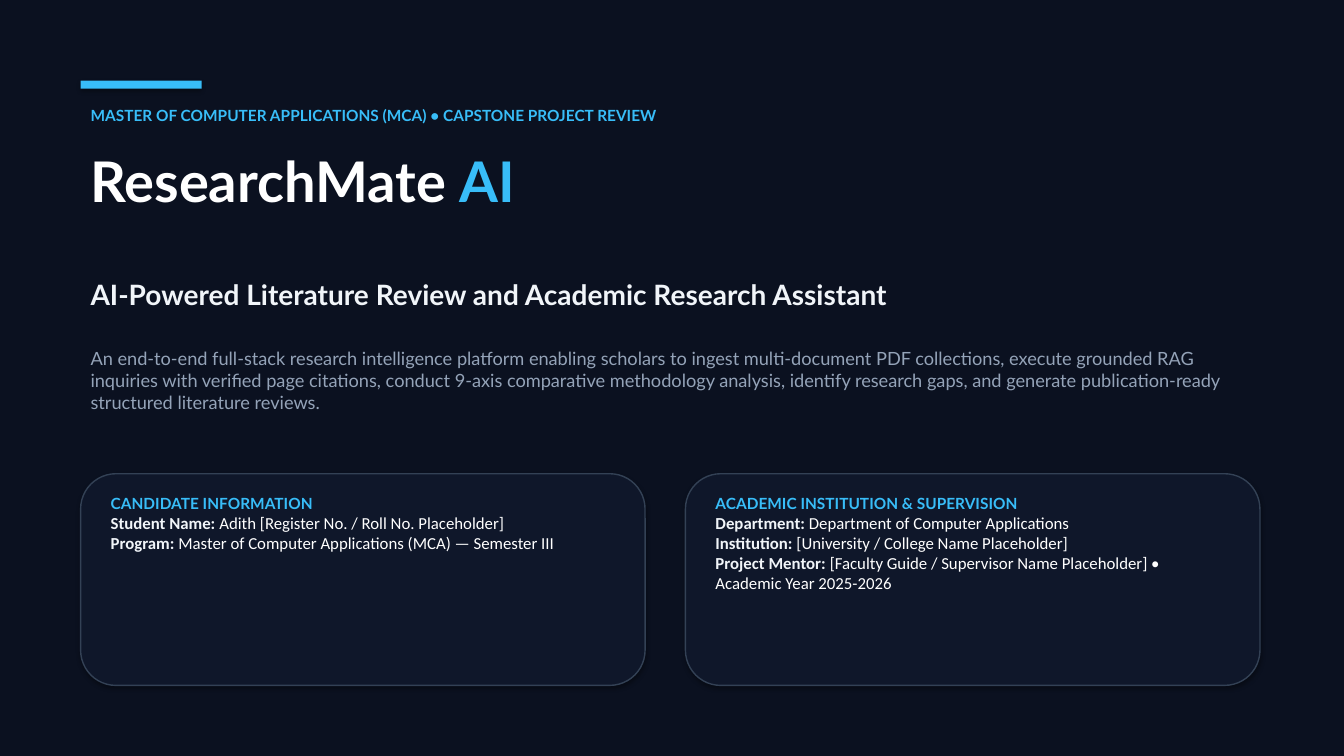
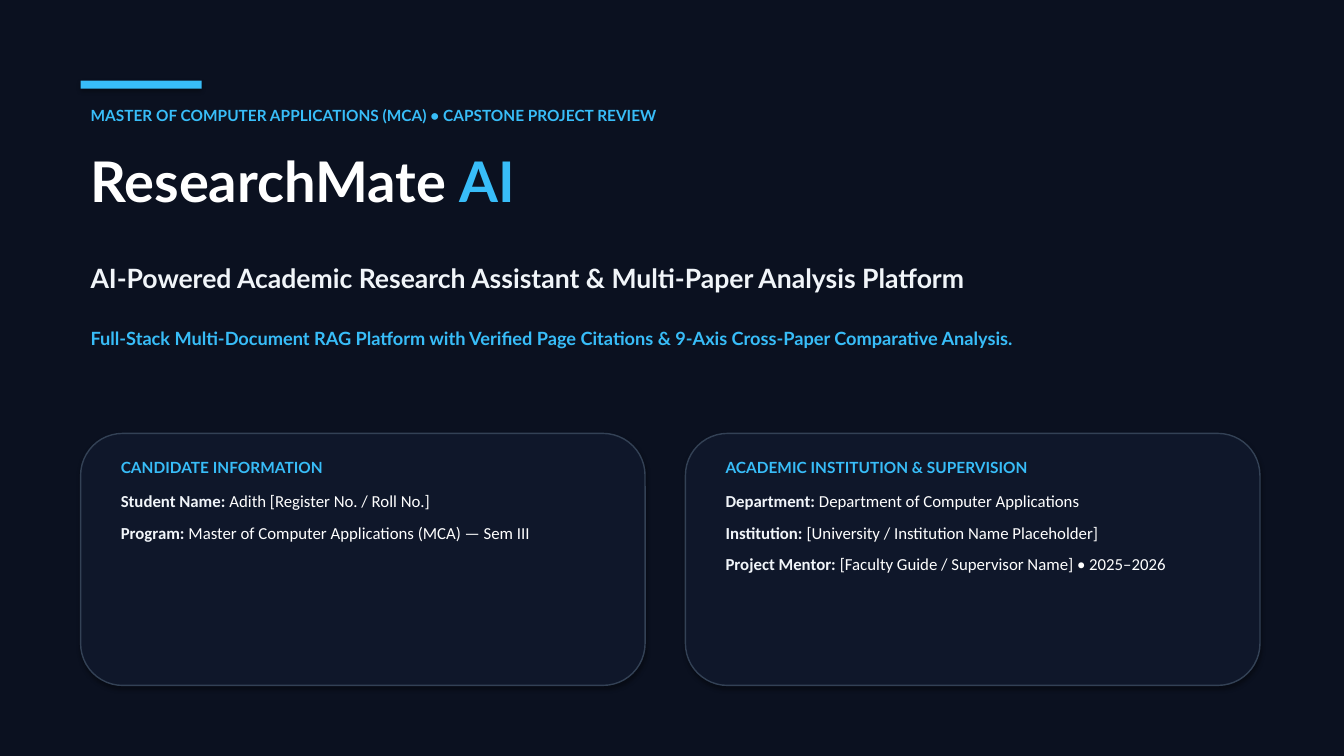
Before and after one commit to adithhn12/ResearchMate-AI, a slide deck: slide 1 of ResearchMate_AI_Presentation.pptx. Drawn at 1344x756 pixels with LibreOffice and Linux fonts; fonts in the diff are those of the drawing. Boxes give left, top, right and bottom in pixels: in the first picture for what was removed or moved away, otherwise in the second. Text is boxed around its words. In the diff, an @@ line names an element or a change of style, - is before the commit and + after.

Commit message:
Refactor presentation and UI to focus on core RAG and comparative analysis modules

```diff
--- a/ResearchMate_AI_Presentation.pptx
+++ b/ResearchMate_AI_Presentation.pptx
@@ text at (91,268,964,293): text changed; size 20 to 19 pt @@
-AI-Powered Literature Review and Academic Research Assistant
+AI-Powered Academic Research Assistant & Multi-Paper Analysis Platform
@@ text at (91,331,1013,349): text changed; text colour #94A3B8 to #38BDF8; bold on @@
-An end-to-end full-stack research intelligence platform enabling scholars to ingest multi-document PDF collections, execute grounded RAG inquiries with verified page citations, conduct 9-axis comparative methodology analysis, identify research gaps, and generate publication-ready structured literature reviews.
+Full-Stack Multi-Document RAG Platform with Verified Page Citations & 9-Axis Cross-Paper Comparative Analysis.
@@ rounded rectangle: place and size @@
-rounded rectangle at (81,474,645,686)
+rounded rectangle at (81,434,645,686)
@@ rounded rectangle: place and size @@
-rounded rectangle at (686,474,1260,686)
+rounded rectangle at (686,434,1260,686)
@@ text "CANDIDATE INFORMATION": place and size @@
-text "CANDIDATE INFORMATION" at (111,497,554,552)
+text "CANDIDATE INFORMATION" at (121,461,530,542)
@@ text "ACADEMIC INSTITUTION & SUPERVISION": place and size @@
-text "ACADEMIC INSTITUTION & SUPERVISION" at (715,497,1148,589)
+text "ACADEMIC INSTITUTION & SUPERVISION" at (726,461,1165,573)
@@ text at (121,495,530,542): text changed @@
-Student Name: Adith [Register No. / Roll No. Placeholder]
-Program: Master of Computer Applications (MCA) — Semester III
+Student Name: Adith [Register No. / Roll No.]
+Program: Master of Computer Applications (MCA) — Sem III
@@ text at (726,495,1079,510): more space between paragraphs @@
@@ text at (726,527,1165,573): text changed @@
-Institution: [University / College Name Placeholder]
-Project Mentor: [Faculty Guide / Supervisor Name Placeholder] • Academic Year 2025-2026
+Institution: [University / Institution Name Placeholder]
+Project Mentor: [Faculty Guide / Supervisor Name] • 2025–2026
```
Also in this commit, not shown: 9 other slides changed, 5 other files.
